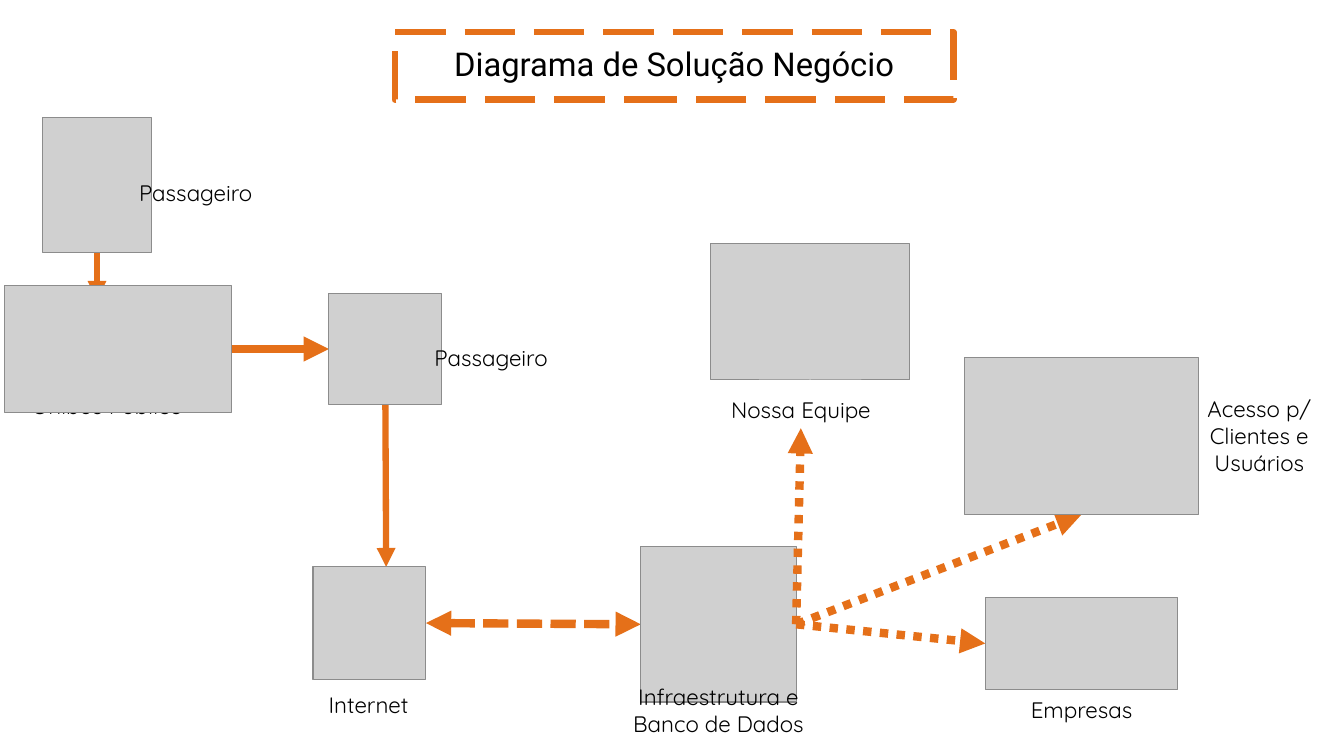
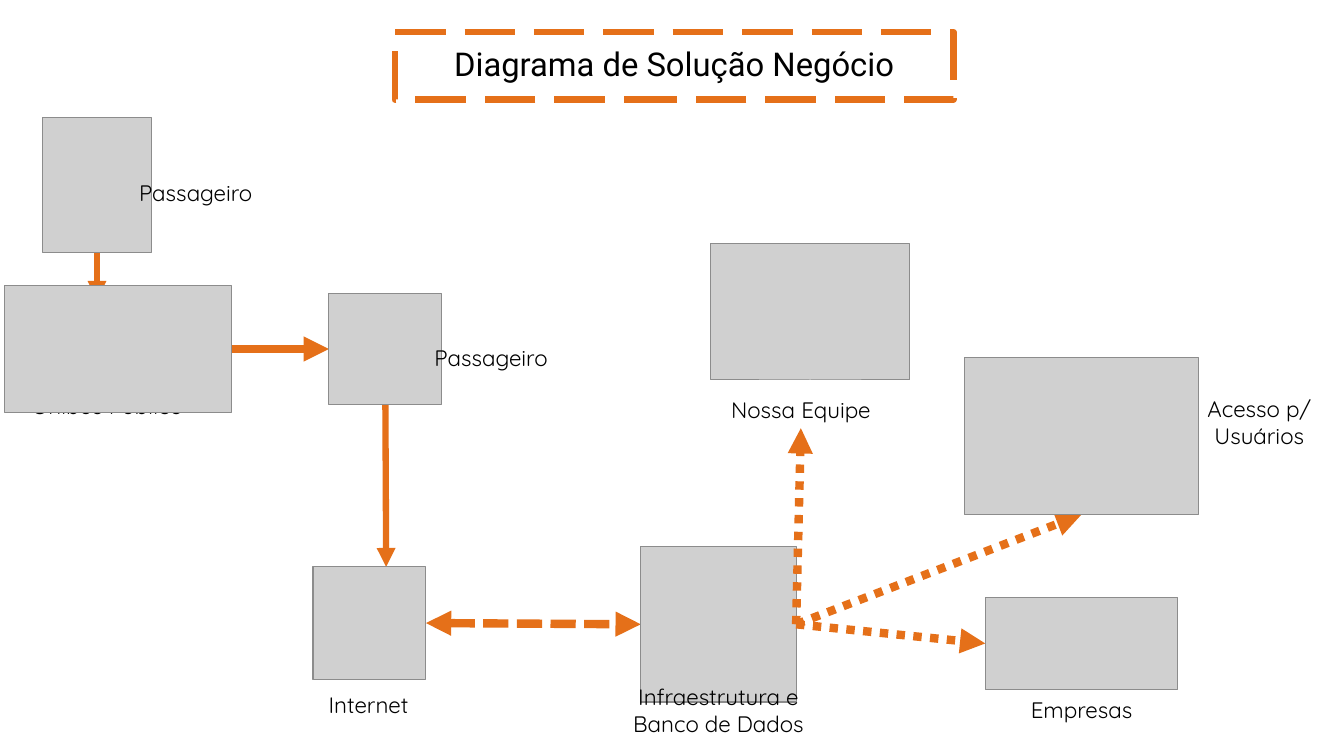
Before and after one commit to diegozn/busfacility, a slide deck: slide 6 of Apresentação/Sprint 2.pptx. Drawn at 1344x756 pixels with LibreOffice and Linux fonts; fonts in the diff are those of the drawing; grey boxes stand for pictures. Boxes give left, top, right and bottom in pixels: in the first picture for what was removed or moved away, otherwise in the second. Text is boxed around its words. In the diff, an @@ line names an element or a change of style, - is before the commit and + after.

```diff
--- a/Apresentação/Sprint 2.pptx
+++ b/Apresentação/Sprint 2.pptx
@@ text at <box>1207,399,1311,445</box>: text changed @@
-Acesso p/ Clientes e Usuários
+Acesso p/ Usuários
```
Also in this commit, not shown: 6 other slides changed, 1 other file.
